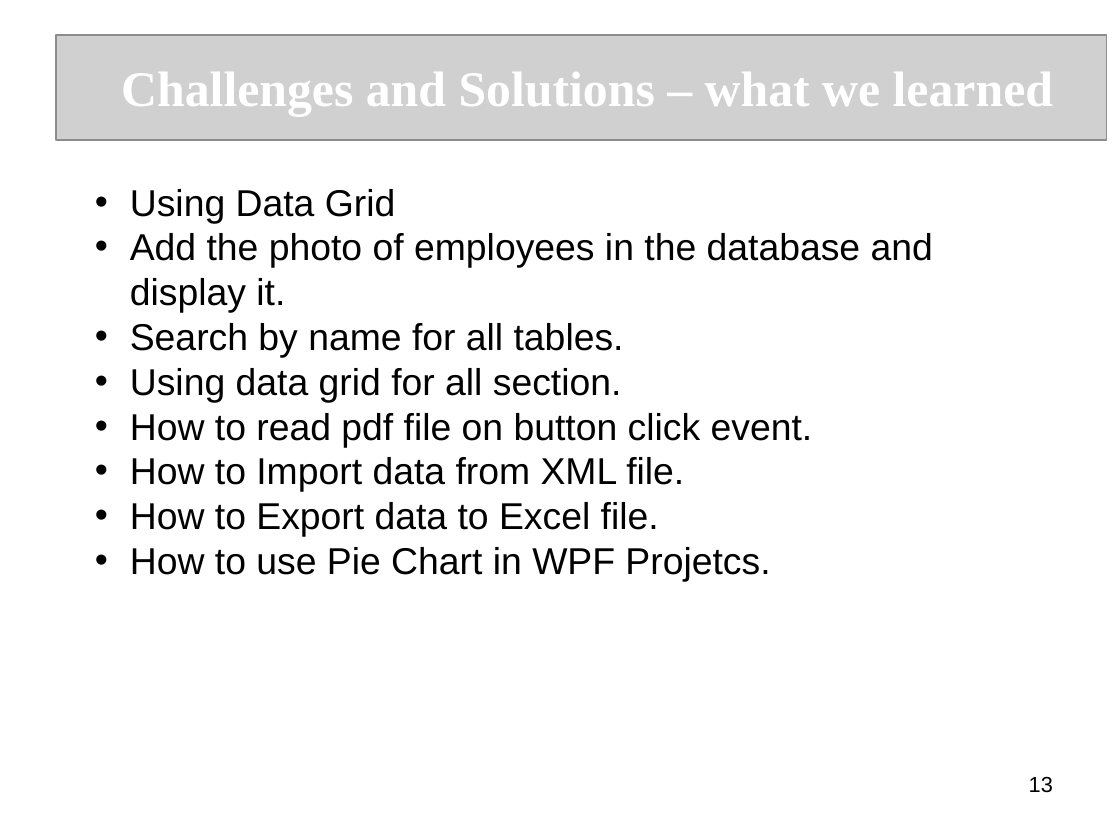
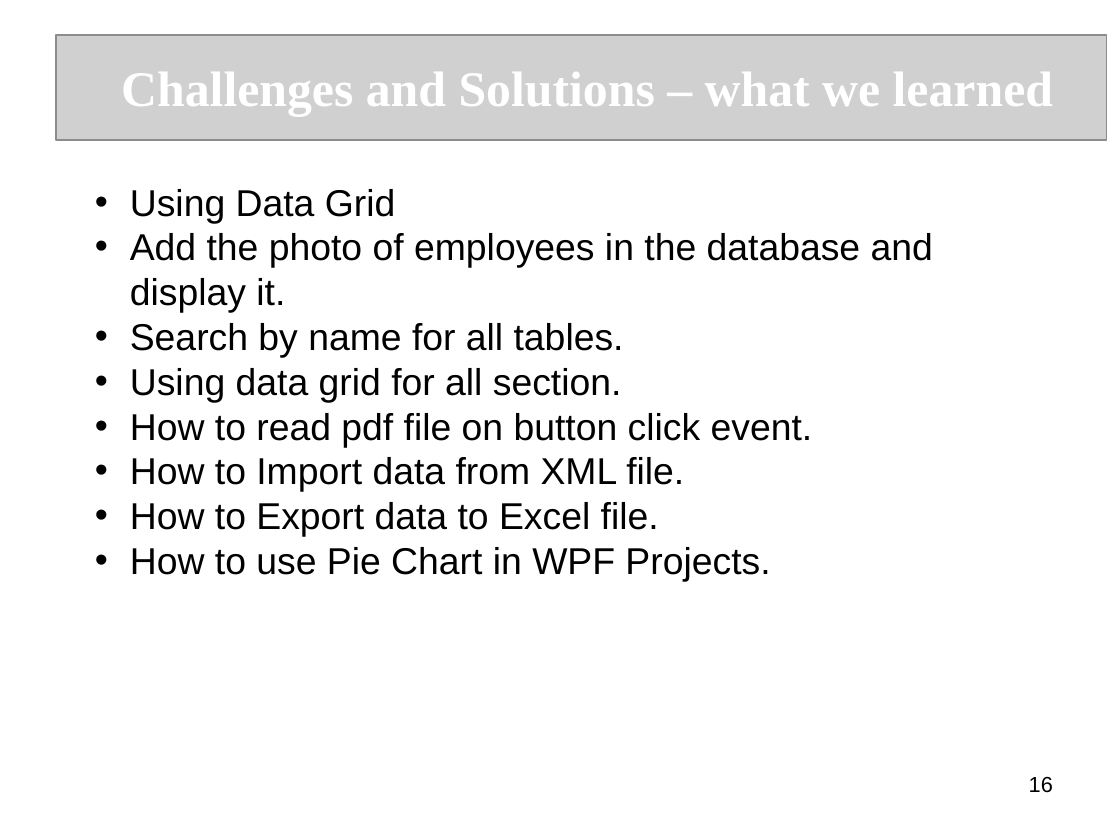
Before and after one commit to MhiraHANA/ipd10-dotnet-project-sales-management, a slide deck: slide 16 of SMS.ppt (slide 13 before the commit). Drawn at 1120x840 pixels with LibreOffice and Linux fonts; fonts in the diff are those of the drawing; grey boxes stand for pictures. Boxes give left, top, right and bottom in pixels: in the first picture for what was removed or moved away, otherwise in the second. Text is boxed around its words. In the diff, an @@ line names an element or a change of style, - is before the commit and + after.

```diff
--- a/SMS.ppt
+++ b/SMS.ppt
@@ text at <box>130,547,770,582</box>: text changed @@
-• How to use Pie Chart in WPF Projetcs.
+• How to use Pie Chart in WPF Projects.
@@ page number at <box>1029,776,1053,793</box>: text changed @@
-13
+16
```
Also in this commit, not shown: 6 other slides changed, 5 slides added, 3 slides removed, 1 other file.
